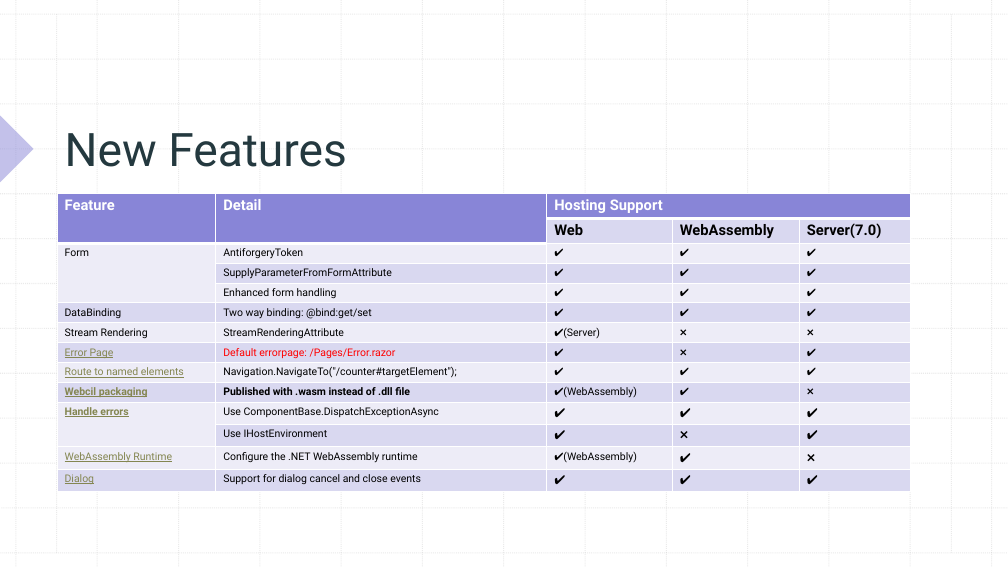
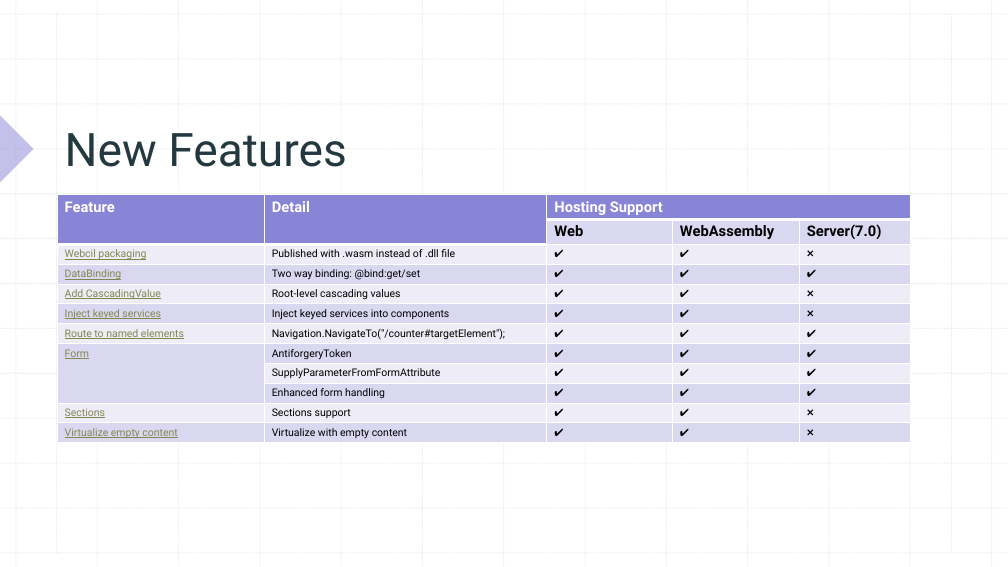
Before and after one commit to xccu/NetCore-Demo, a slide deck: slide 22 of Blazor in .net 8.pptx (slide 3 before the commit). Drawn at 1008x567 pixels with LibreOffice and Linux fonts; fonts in the diff are those of the drawing. Boxes give left, top, right and bottom in pixels: in the first picture for what was removed or moved away, otherwise in the second. Text is boxed around its words. In the diff, an @@ line names an element or a change of style, - is before the commit and + after.

Commit message:
upload PPT modify

```diff
--- a/Blazor in .net 8.pptx
+++ b/Blazor in .net 8.pptx
@@ table at box(57, 194, 911, 446) @@
+row 3: Webcil packaging | Published with .wasm instead of .dll file | ✔️ | ✔️ | ❌
+row 4: DataBinding | Two way binding: @bind:get/set | ✔️ | ✔️ | ✔️
+row 5: Add CascadingValue | Root-level cascading values | ✔️ | ✔️ | ❌
+row 6: Inject keyed services | Inject keyed services into components | ✔️ | ✔️ | ❌
+row 7: Route to named elements | Navigation.NavigateTo("/counter#targetElement"); | ✔️ | ✔️ | ✔️
-row 6: DataBinding | Two way binding: @bind:get/set | ✔️ | ✔️ | ✔️
-row 7: Stream Rendering | StreamRenderingAttribute | ✔️(Server) | ❌ | ❌
-row 8: Error Page | Default errorpage: /Pages/Error.razor | ✔️ | ❌ | ✔️
-row 9: Route to named elements | Navigation.NavigateTo("/counter#targetElement"); | ✔️ | ✔️ | ✔️
-row 10: Webcil packaging | Published with .wasm instead of .dll file | ✔️(WebAssembly) | ✔️ | ❌
-row 11: Handle errors | Use ComponentBase.DispatchExceptionAsync | ✔️ | ✔️ | ✔️
-row 12:  | Use IHostEnvironment | ✔️ | ❌ | ✔️
-row 13: WebAssembly Runtime | Configure the .NET WebAssembly runtime | ✔️(WebAssembly) | ✔️ | ❌
-row 14: Dialog | Support for dialog cancel and close events | ✔️ | ✔️ | ✔️
+row 11: Sections | Sections support | ✔️ | ✔️ | ❌
+row 12: Virtualize empty content | Virtualize with empty content | ✔️ | ✔️ | ❌
```
Also in this commit, not shown: 11 other slides changed, 2 slides added, 2 slides removed, 24 other files.
